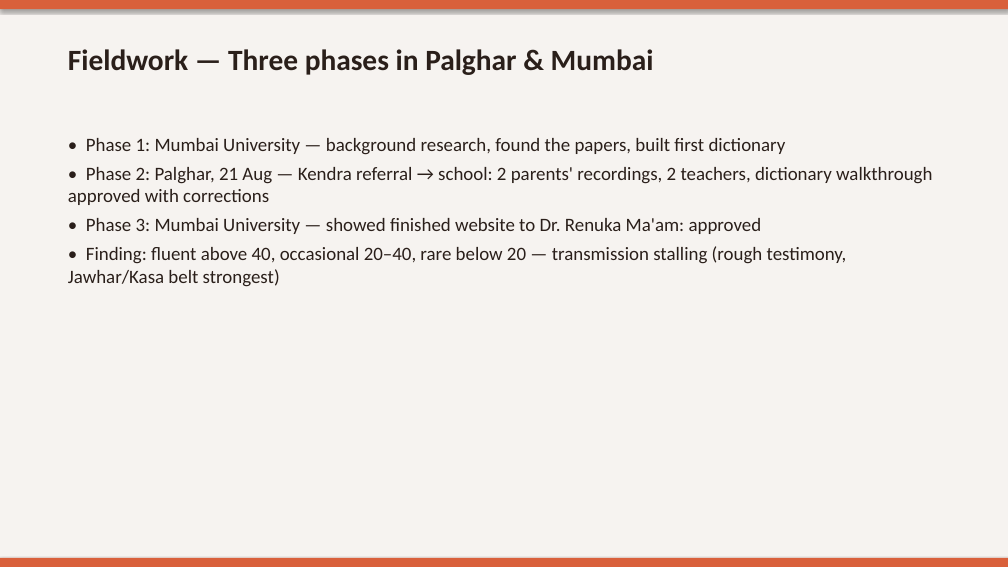
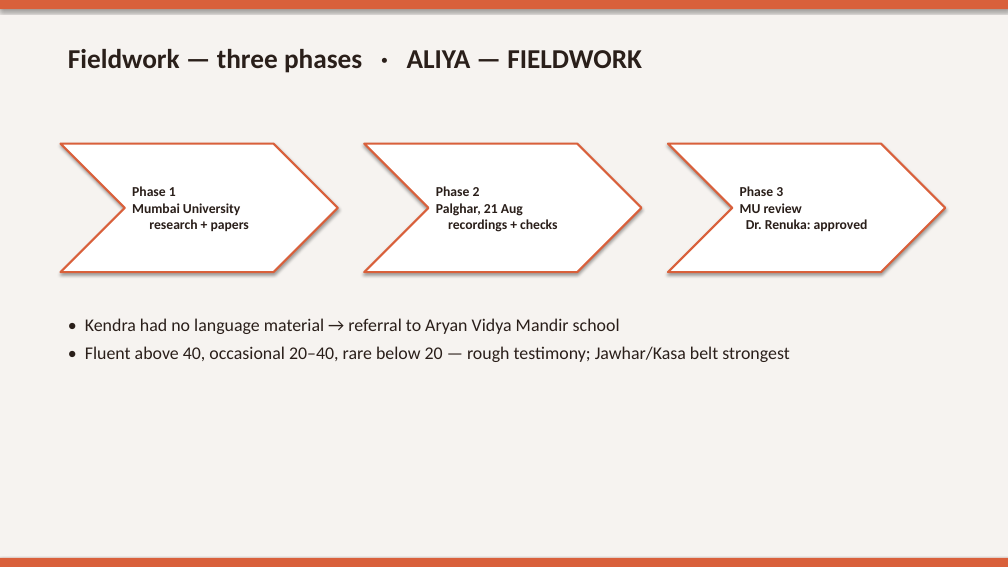
Before and after one commit to sumaiyaaa08/WARLI_TRANSLATOR, a slide deck: slide 14 of report/Warli_Vaani_Presentation.pptx. Drawn at 1008x567 pixels with LibreOffice and Linux fonts; fonts in the diff are those of the drawing. Boxes give left, top, right and bottom in pixels: in the first picture for what was removed or moved away, otherwise in the second. Text is boxed around its words. In the diff, an @@ line names an element or a change of style, - is before the commit and + after.

```diff
--- a/report/Warli_Vaani_Presentation.pptx
+++ b/report/Warli_Vaani_Presentation.pptx
@@ text at <box>68,49,642,73</box>: text changed; size 28 to 26 pt @@
-Fieldwork — Three phases in Palghar & Mumbai
+Fieldwork — three phases · ALIYA — FIELDWORK
@@ chevron added at <box>60,144,338,272</box>, fill #FFFFFF, outline #D9603B 2 pt, 13 pt, text #2A1F1A, bold @@
+Phase 1
+Mumbai University
+research + papers
@@ chevron added at <box>364,144,642,272</box>, fill #FFFFFF, outline #D9603B 2 pt, 13 pt, text #2A1F1A, bold @@
+Phase 2
+Palghar, 21 Aug
+recordings + checks
@@ chevron added at <box>668,144,945,272</box>, fill #FFFFFF, outline #D9603B 2 pt, 13 pt, text #2A1F1A, bold @@
+Phase 3
+MU review
+Dr. Renuka: approved
@@ text at <box>85,318,790,362</box>: text changed; size 18 to 17 pt @@
-• Phase 1: Mumbai University — background research, found the papers, built first dictionary
-• Phase 2: Palghar, 21 Aug — Kendra referral → school: 2 parents' recordings, 2 teachers, dictionary walkthrough approved with corrections
-• Phase 3: Mumbai University — showed finished website to Dr. Renuka Ma'am: approved
-• Finding: fluent above 40, occasional 20–40, rare below 20 — transmission stalling (rough testimony, Jawhar/Kasa belt strongest)
+• Kendra had no language material → referral to Aryan Vidya Mandir school
+• Fluent above 40, occasional 20–40, rare below 20 — rough testimony; Jawhar/Kasa belt strongest
```
Also in this commit, not shown: 13 other slides changed, 2 slides added, 2 slides removed.
